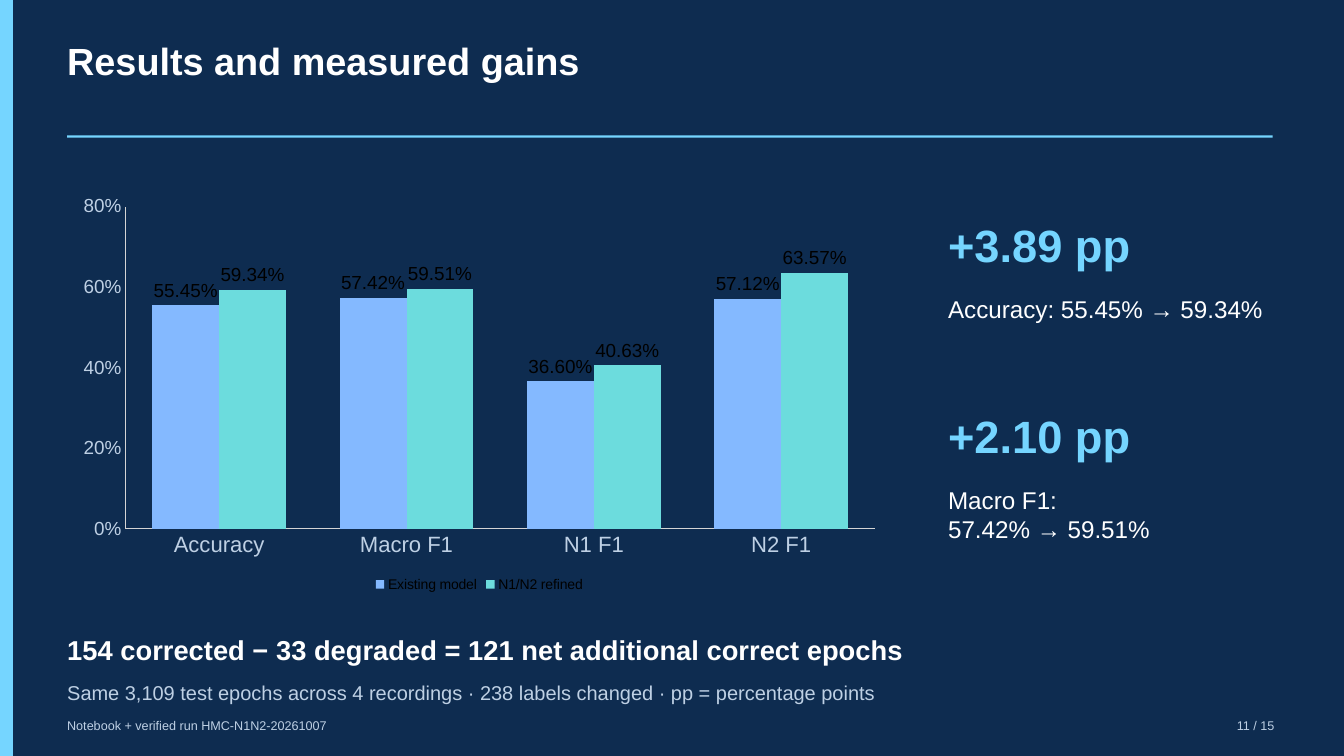
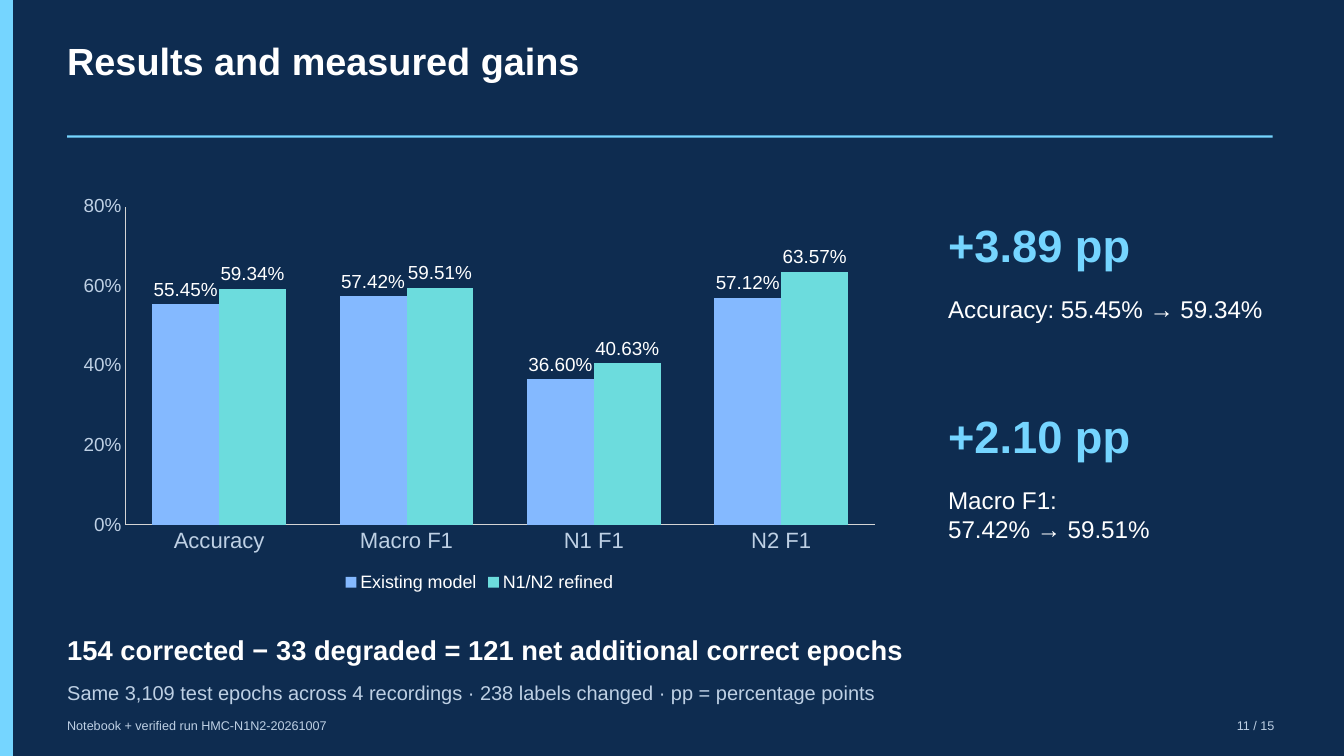
Before and after one commit to RikinParekh15147/EEG-Sleep-Classification, a slide deck: slide 11 of mid_viva_artifacts/output/EEG_Sleep_Mid_Viva_Blue_15_Slides.pptx. Drawn at 1344x756 pixels with LibreOffice and Linux fonts; fonts in the diff are those of the drawing. Boxes give left, top, right and bottom in pixels: in the first picture for what was removed or moved away, otherwise in the second. Text is boxed around its words. In the diff, an @@ line names an element or a change of style, - is before the commit and + after.

```diff
--- a/mid_viva_artifacts/output/EEG_Sleep_Mid_Viva_Blue_15_Slides.pptx
+++ b/mid_viva_artifacts/output/EEG_Sleep_Mid_Viva_Blue_15_Slides.pptx
@@ column chart at (68, 188, 892, 596) @@
@@ data labels of Existing model changed @@
@@ data labels of N1/N2 refined changed @@
@@ legend changed @@
```
Also in this commit, not shown: 2 other slides changed, 7 other files.
